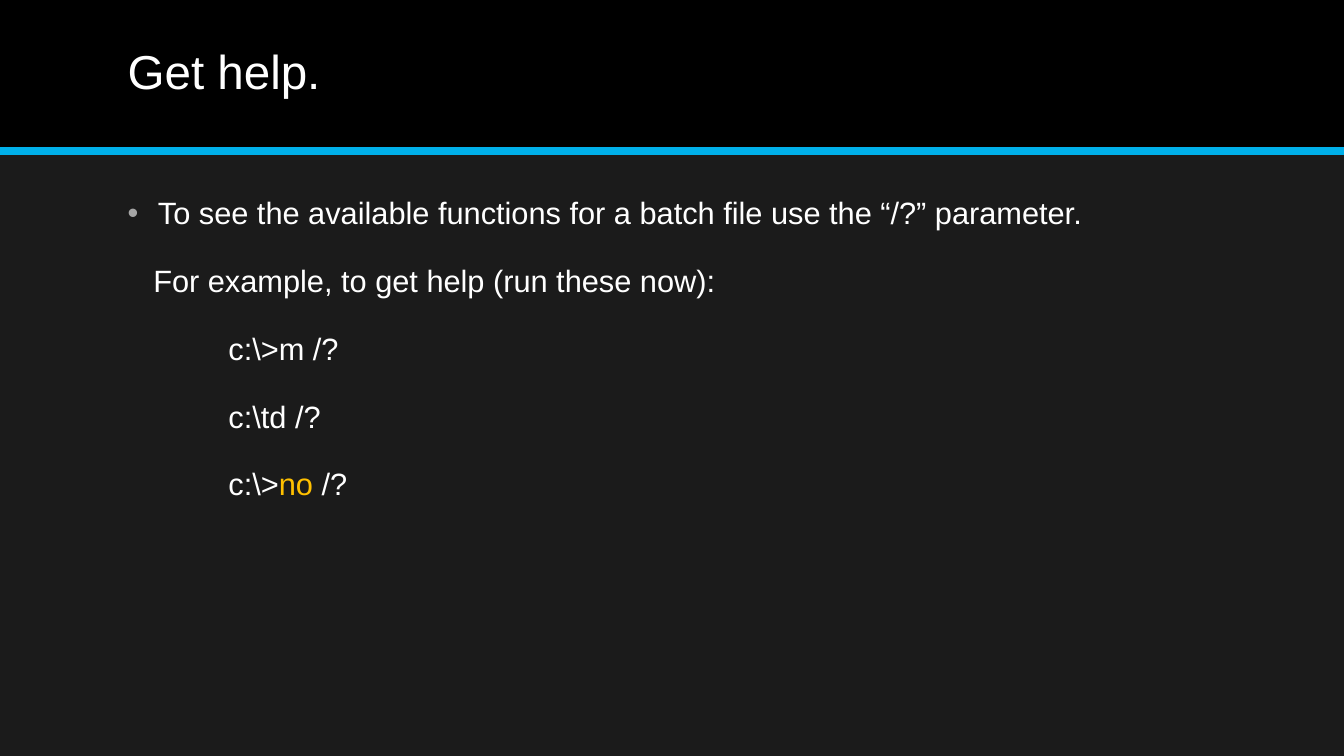
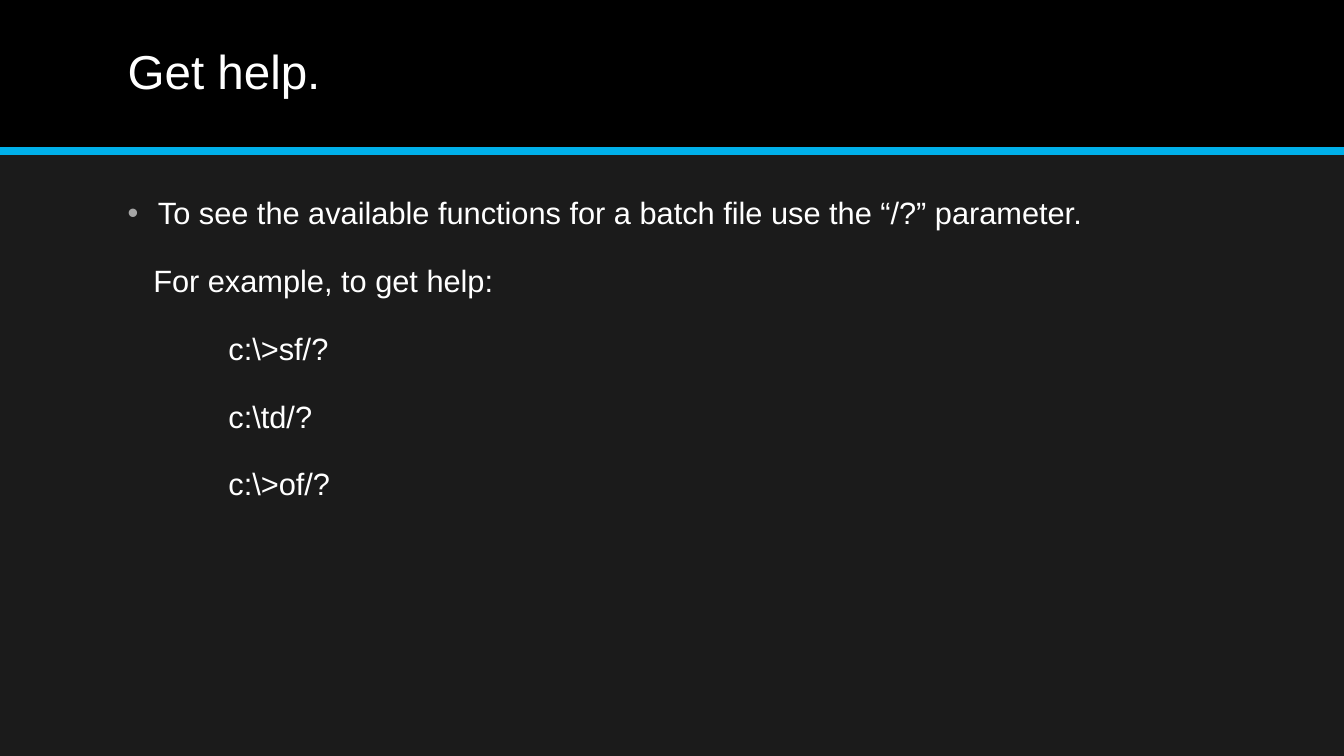
Before and after one commit to jonathan-r-jones/Composable-Batch-Files, a slide deck: slide 3 of Composable Batch File Helper.pptx. Drawn at 1344x756 pixels with LibreOffice and Linux fonts; fonts in the diff are those of the drawing. Boxes give left, top, right and bottom in pixels: in the first picture for what was removed or moved away, otherwise in the second. Text is boxed around its words. In the diff, an @@ line names an element or a change of style, - is before the commit and + after.

```diff
--- a/Composable Batch File Helper.pptx
+++ b/Composable Batch File Helper.pptx
@@ text at [153,269,494,496]: text changed @@
-For example, to get help (run these now):
-c:\>m /?
-c:\td /?
-c:\>no /?
+For example, to get help:
+c:\>sf/?
+c:\td/?
+c:\>of/?
```
Also in this commit, not shown: 3 other slides changed, 1 slide removed, 5 other files.
